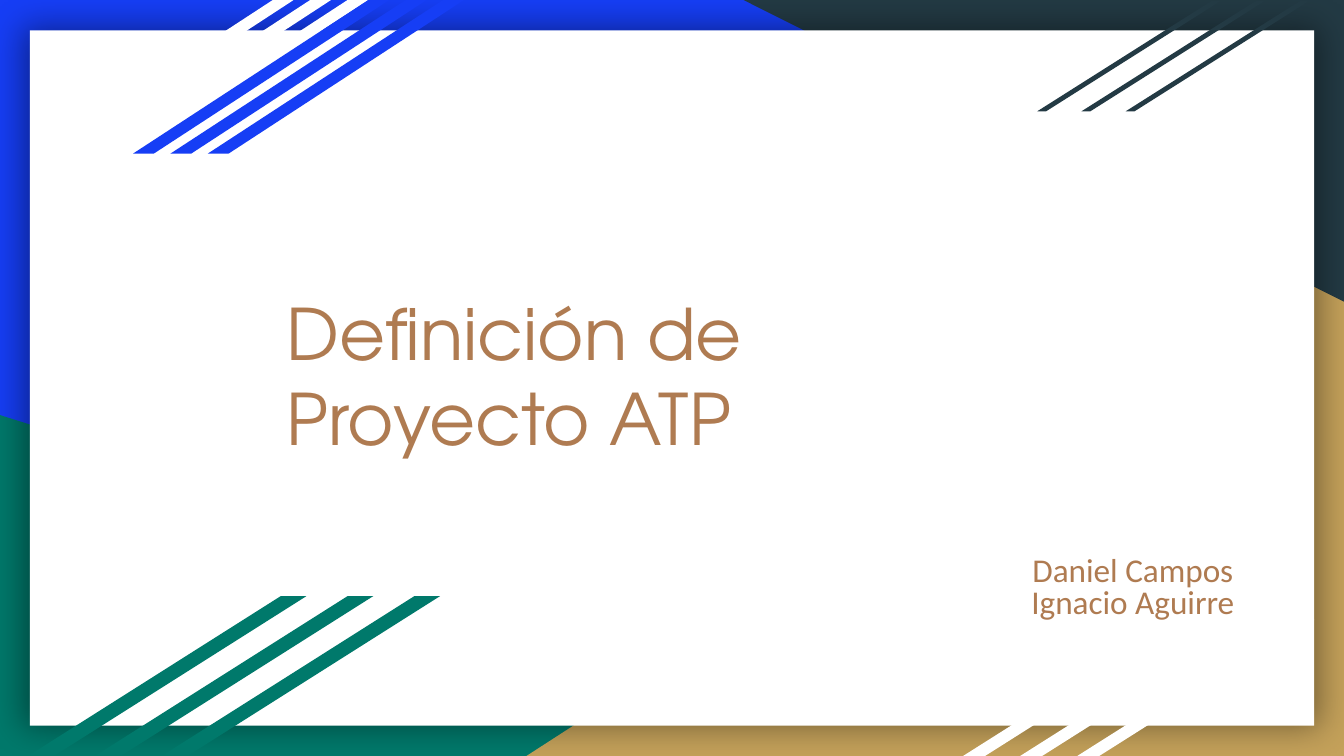
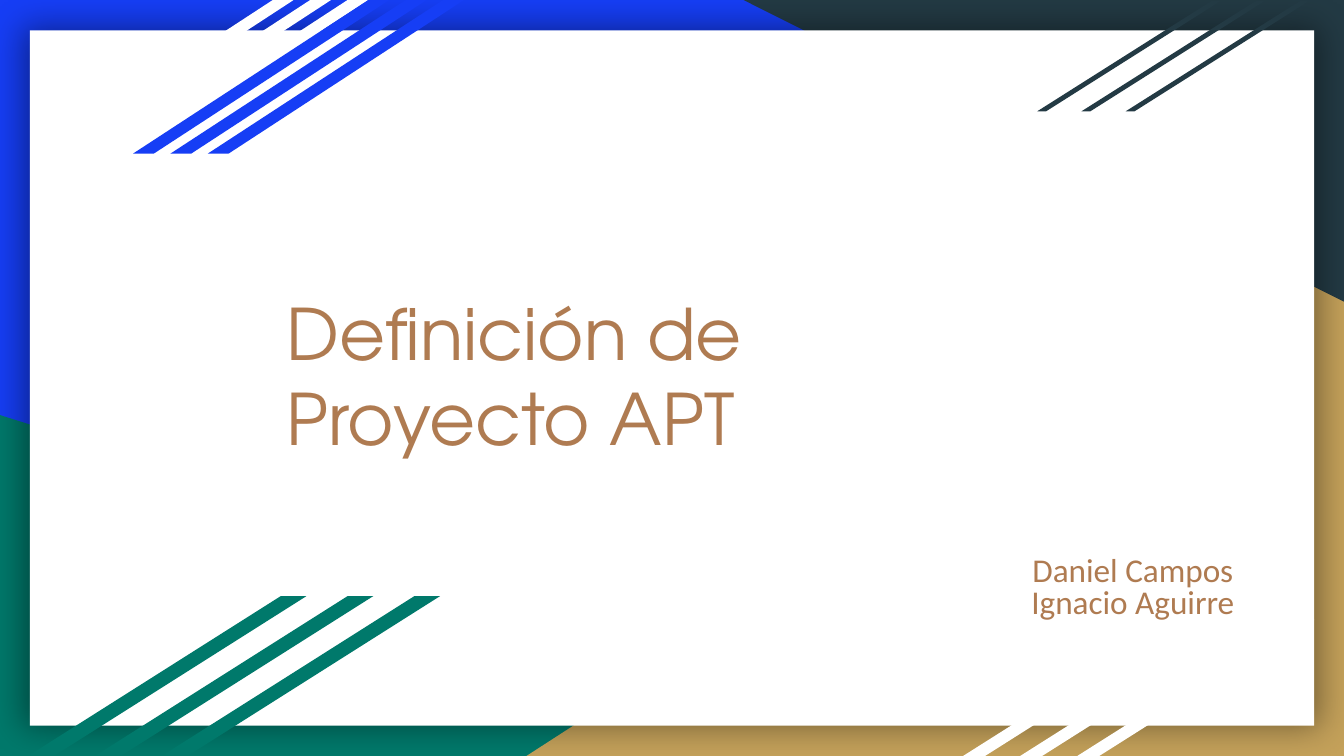
Before and after one commit to dacamposk1/capstone_grupo2, a slide deck: slide 1 of Fase 1/evidencias/Evidencias_Grupales/Presentación idea de proyecto.pptx. Drawn at 1344x756 pixels with LibreOffice and Linux fonts; fonts in the diff are those of the drawing. Boxes give left, top, right and bottom in pixels: in the first picture for what was removed or moved away, otherwise in the second. Text is boxed around its words. In the diff, an @@ line names an element or a change of style, - is before the commit and + after.

```diff
--- a/Fase 1/evidencias/Evidencias_Grupales/Presentación idea de proyecto.pptx
+++ b/Fase 1/evidencias/Evidencias_Grupales/Presentación idea de proyecto.pptx
@@ title at (287,306,742,459): text changed @@
-Definición de Proyecto ATP
+Definición de Proyecto APT
```
Also in this commit, not shown: 3 other files.
